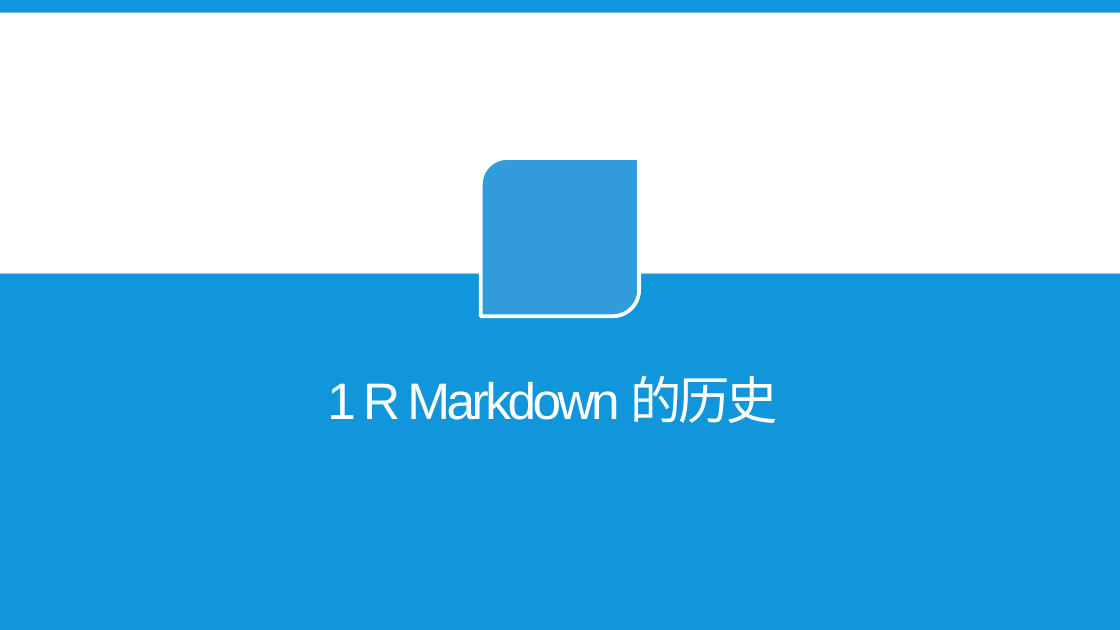
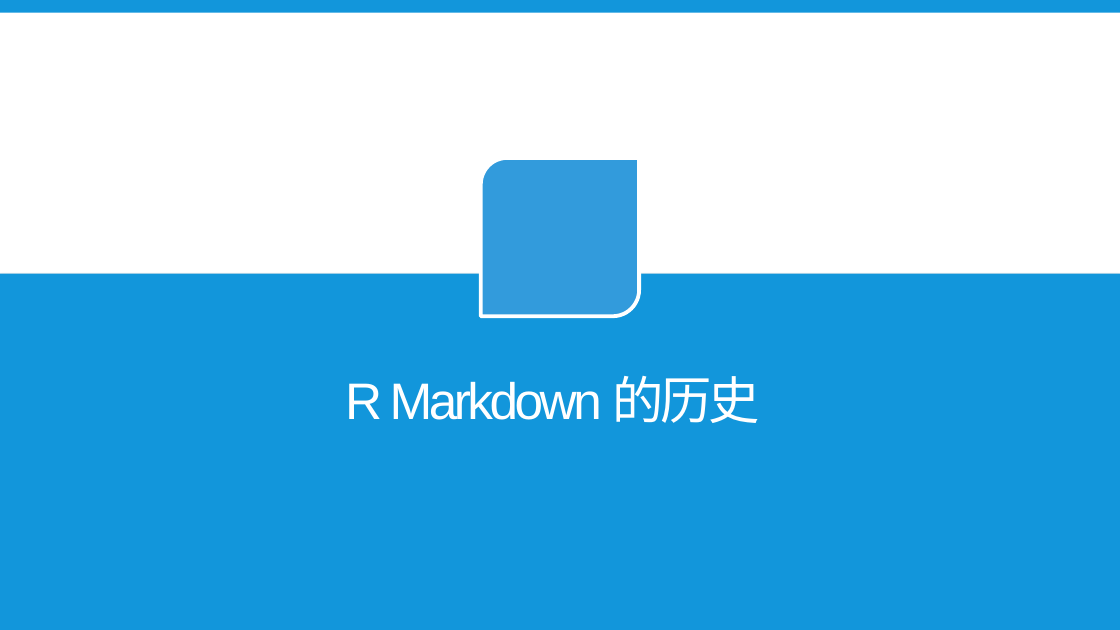
Before and after one commit to hao203/rmd_china, a slide deck: slide 3 of slides/01.History&Works/01-History-Works.pptx. Drawn at 1120x630 pixels with LibreOffice and Linux fonts; fonts in the diff are those of the drawing; background and template pictures are left out. Boxes give left, top, right and bottom in pixels: in the first picture for what was removed or moved away, otherwise in the second. Text is boxed around its words. In the diff, an @@ line names an element or a change of style, - is before the commit and + after.

```diff
--- a/slides/01.History&Works/01-History-Works.pptx
+++ b/slides/01.History&Works/01-History-Works.pptx
@@ title at (345,376,760,423): text changed @@
-1 R Markdown 的历史
+R Markdown 的历史
```
Also in this commit, not shown: 7 other slides changed, 1 slide added, 1 slide removed, 2 other files.
